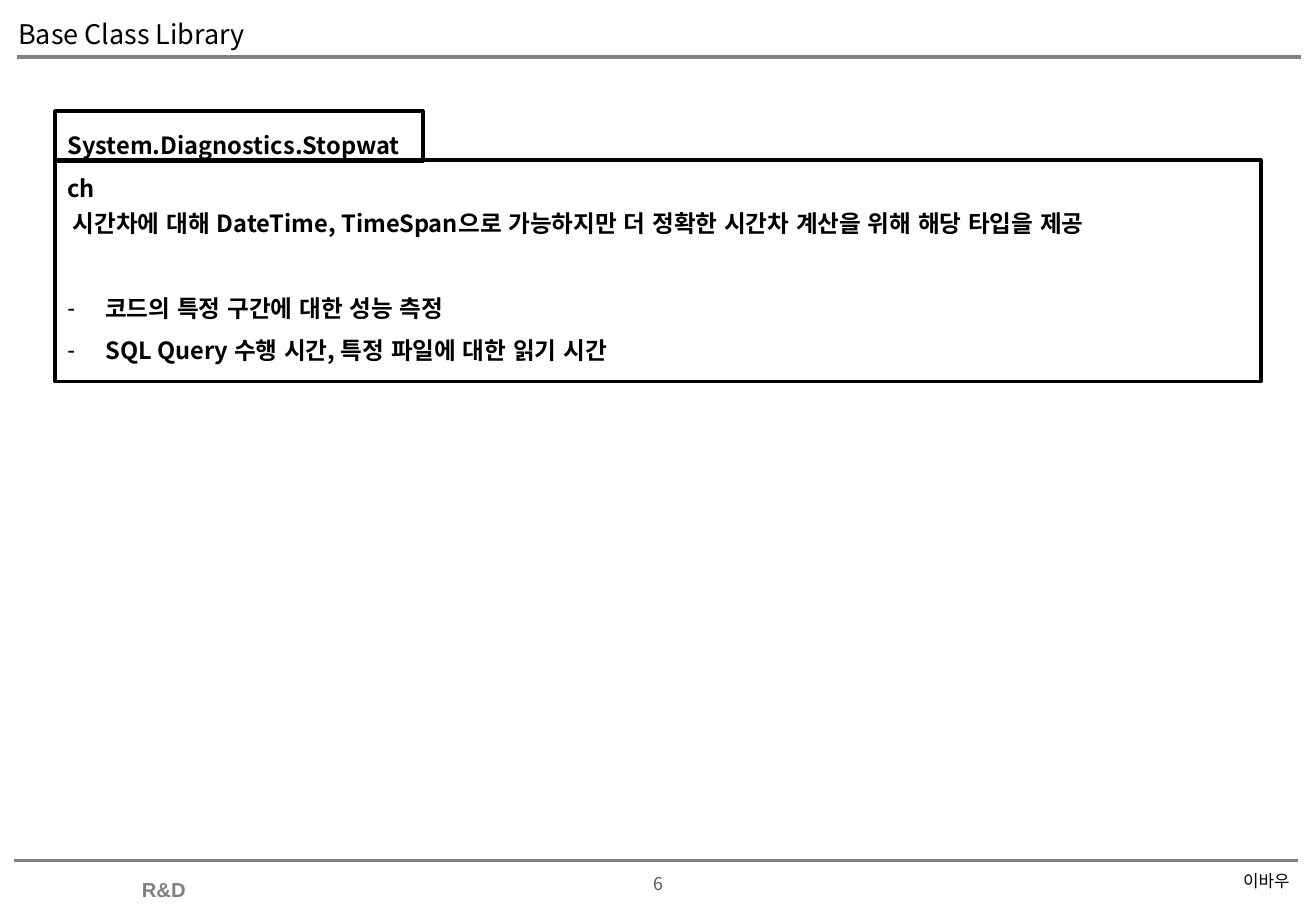
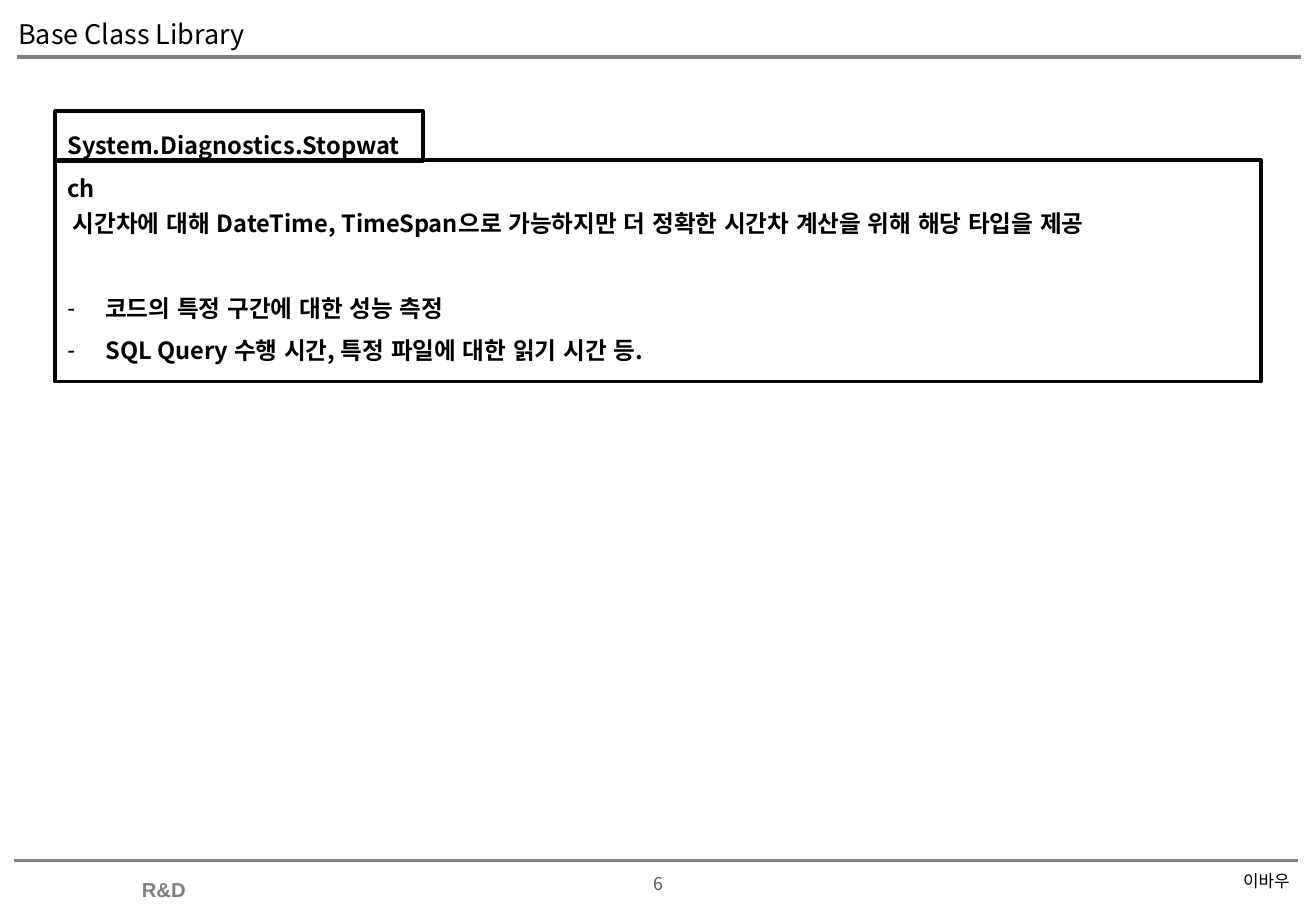
Before and after one commit to soultomind/CSharpStudy, a slide deck: slide 6 of CSharpStudy.Day20200627/Base Class Library.pptx. Drawn at 1316x911 pixels with LibreOffice and Linux fonts; fonts in the diff are those of the drawing; background and template pictures are left out. Boxes give left, top, right and bottom in pixels: in the first picture for what was removed or moved away, otherwise in the second. Text is boxed around its words. In the diff, an @@ line names an element or a change of style, - is before the commit and + after.

```diff
--- a/CSharpStudy.Day20200627/Base Class Library.pptx
+++ b/CSharpStudy.Day20200627/Base Class Library.pptx
@@ text in rectangle at [105,339,643,365]: text changed @@
-– SQL Query 수행 시간, 특정 파일에 대한 읽기 시간
+– SQL Query 수행 시간, 특정 파일에 대한 읽기 시간 등.
```
Also in this commit, not shown: 3 other slides changed, 4 slides added, 2 other files.
